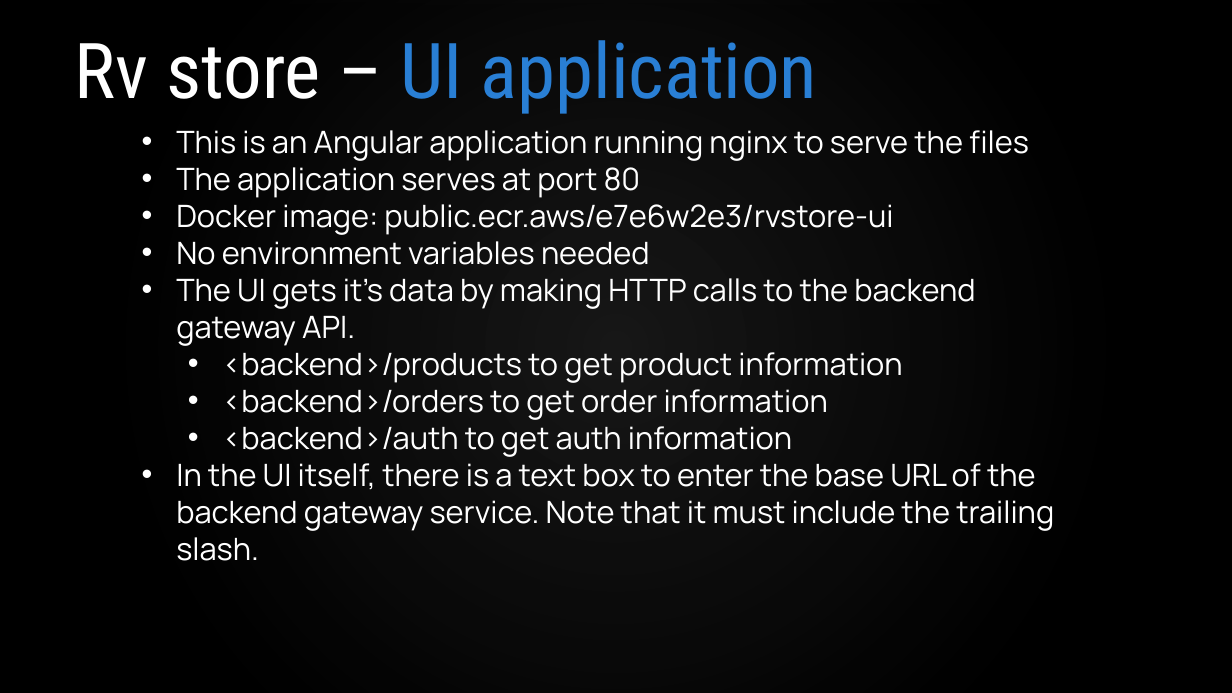
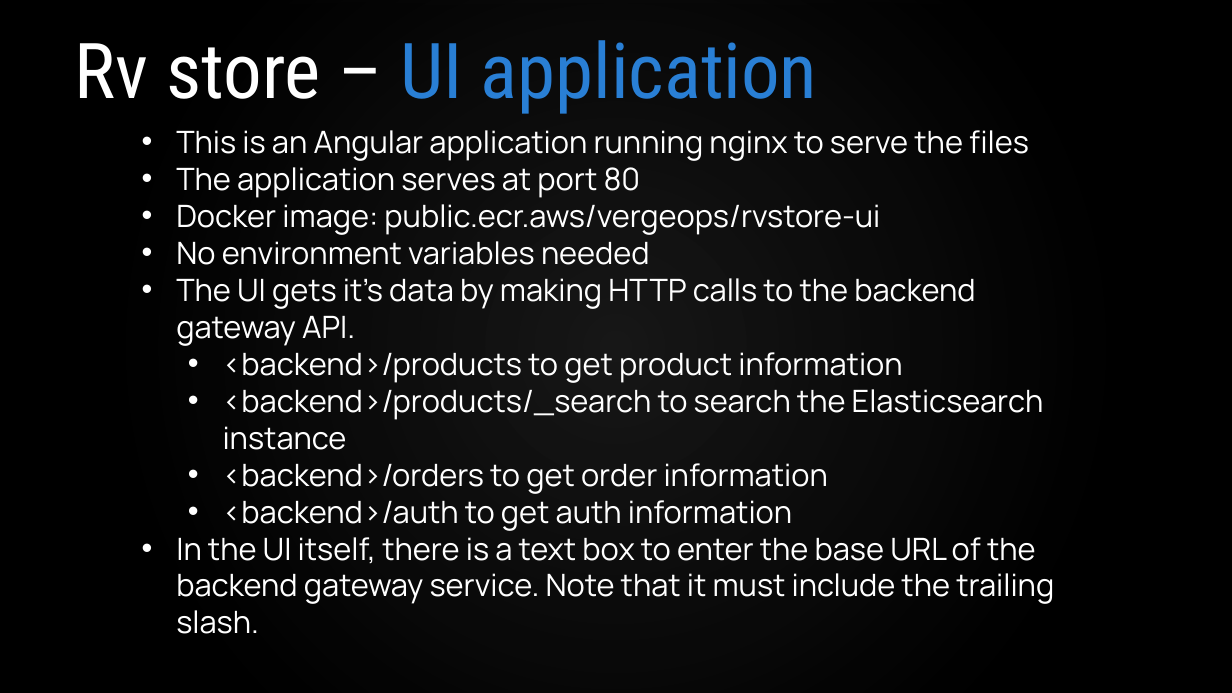
Before and after one commit to VergeOps/k8s-rvstore, a slide deck: slide 7 of rvstore_hackathon/Docker-RV Store Hackathon.pptx. Drawn at 1232x693 pixels with LibreOffice and Linux fonts; fonts in the diff are those of the drawing; background and template pictures are left out. Boxes give left, top, right and bottom in pixels: in the first picture for what was removed or moved away, otherwise in the second. Text is boxed around its words. In the diff, an @@ line names an element or a change of style, - is before the commit and + after.

Commit message:
Updated Docker hackathon

```diff
--- a/rvstore_hackathon/Docker-RV Store Hackathon.pptx
+++ b/rvstore_hackathon/Docker-RV Store Hackathon.pptx
@@ text at box(176, 204, 880, 235): text changed @@
-• Docker image: public.ecr.aws/e7e6w2e3/rvstore-ui
+• Docker image: public.ecr.aws/vergeops/rvstore-ui
@@ text at box(223, 389, 1044, 450): paragraph added @@
+  • <backend>/products/_search to search the Elasticsearch instance
```
Also in this commit, not shown: 6 other slides changed, 2 slides added, 2 other files.
